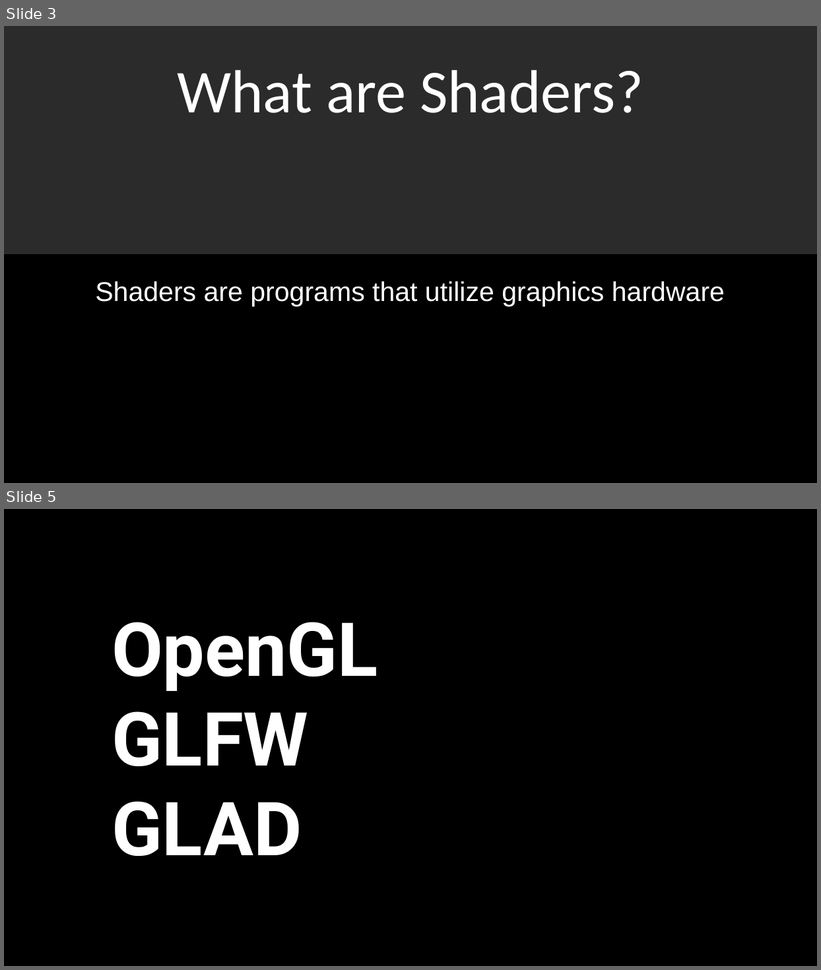
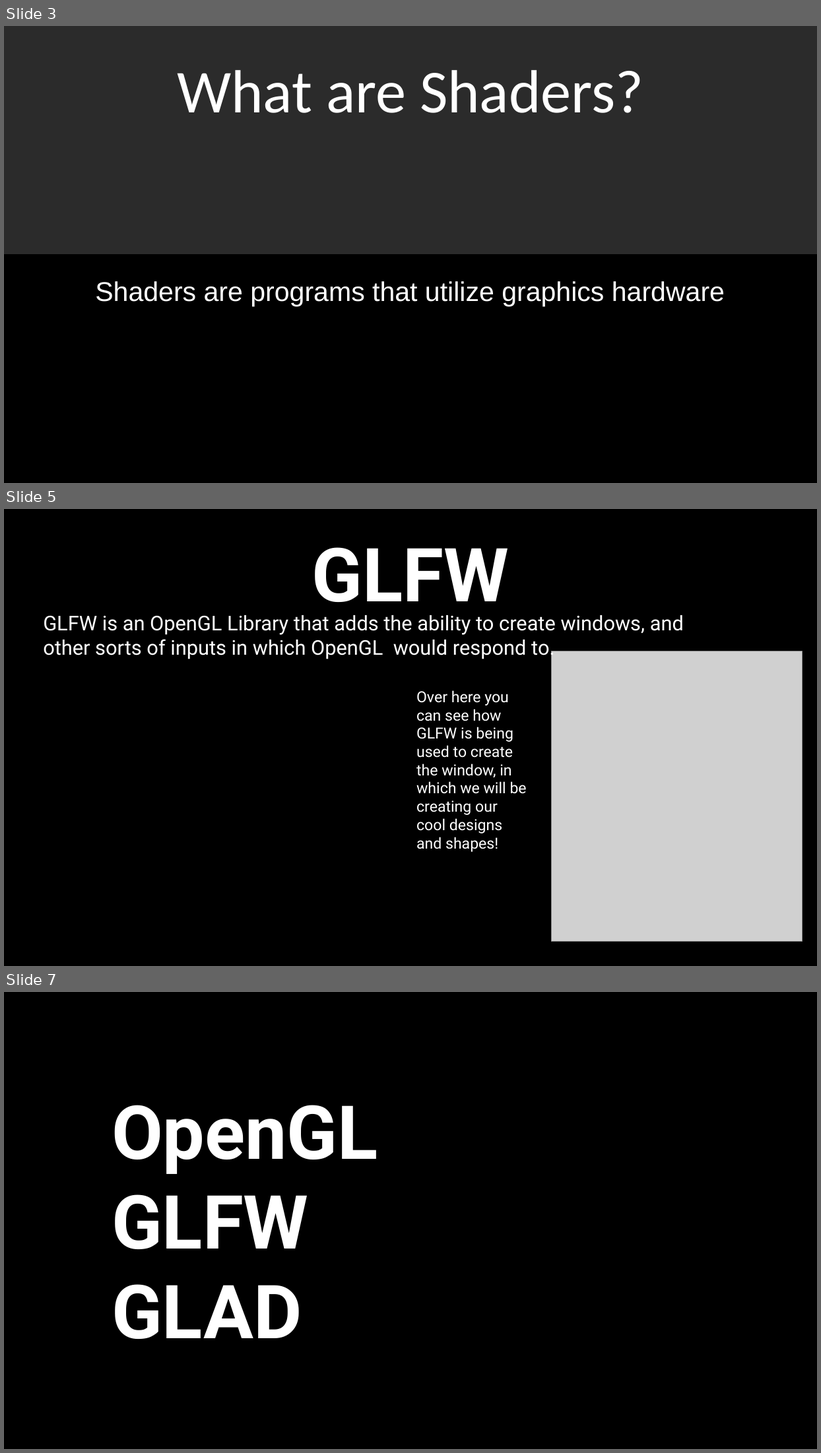
Before and after one commit to KnightHacks/workshops, a slide deck: 2024-2025/tech-exploration/graphics-shaders/GraphisWorkshop.pptx. Shown one above the other, each under a label of ours: slides 3 and 5 before the commit, slides 3, 5 and 7 after it; the slides between them are not shown. The pictures are 821x970 and 821x1453 pixels, drawn with LibreOffice and Linux fonts; fonts in the diff are those of the drawing; grey boxes stand for pictures; background and template pictures are left out; a plain dark background stands for a picture behind light text. Boxes give left, top, right and bottom in pixels: in the first picture for what was removed or moved away, otherwise in the second. Text is boxed around its words. In the diff, an @@ line names an element or a change of style, - is before the commit and + after.

```diff
--- a/2024-2025/tech-exploration/graphics-shaders/GraphisWorkshop.pptx
+++ b/2024-2025/tech-exploration/graphics-shaders/GraphisWorkshop.pptx
@@ slide 5 added at [4,509,817,966], background #FFFFFF @@
@@ rectangle added at [4,509,817,966], fill #000000, outline #000000 1.5 pt @@
@@ title added at [312,547,509,619], 88 pt, text #FFFFFF, bold @@
+GLFW
@@ text added at [43,615,684,660], 24 pt, text #FFFFFF @@
+GLFW is an OpenGL Library that adds the ability to create windows, and other sorts of inputs in which OpenGL would respond to.
@@ picture added at [551,652,802,942] @@
@@ text added at [416,691,527,852], 18 pt, text #FFFFFF @@
+Over here you can see how GLFW is being used to create the window, in which we will be creating our cool designs and shapes!
@@ what was slide 5 is now slide 7 @@
```
Also in this commit, not shown: 4 other slides added.
